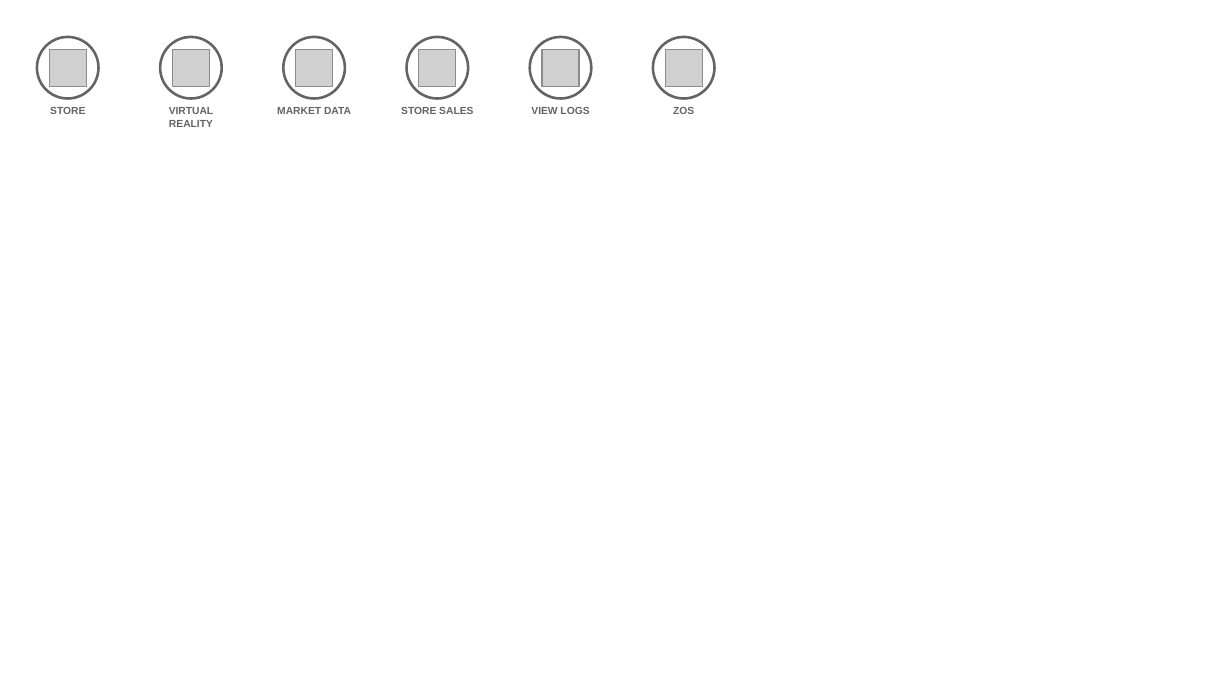
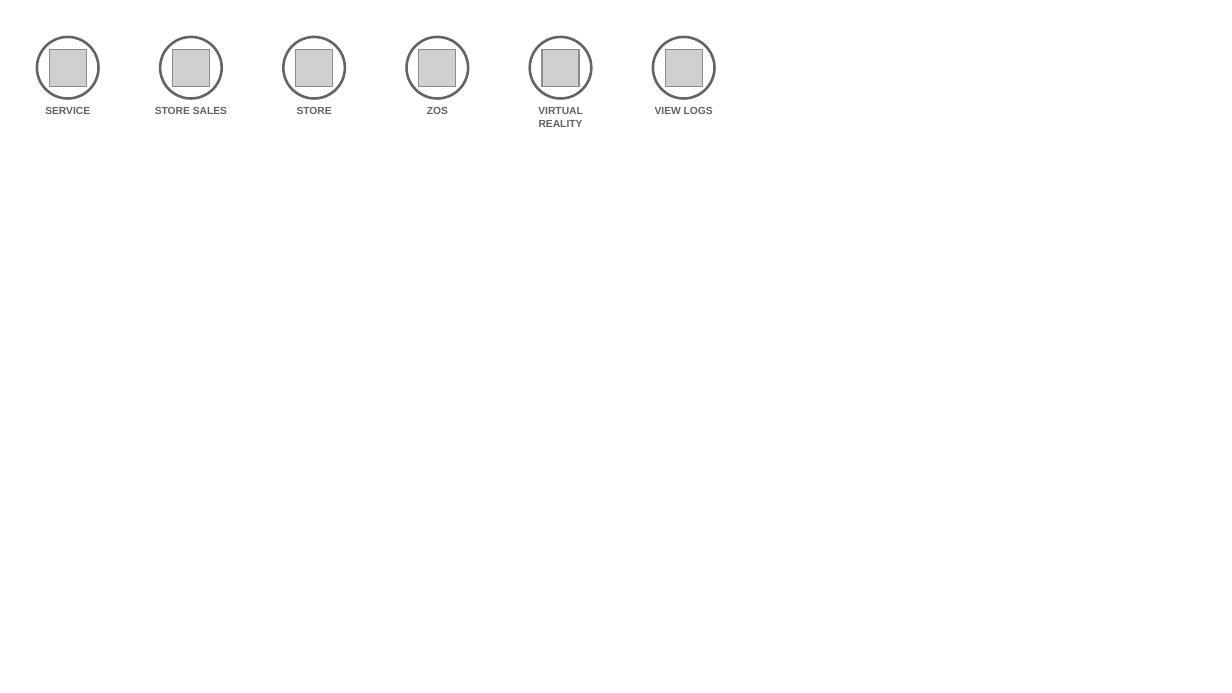
Before and after one commit to l2fprod/myarchitecture, a slide deck: slide 10 of mycatalog-architecture-diagram-template.pptx. Drawn at 1232x693 pixels with LibreOffice and Linux fonts; fonts in the diff are those of the drawing; grey boxes stand for pictures. Boxes give left, top, right and bottom in pixels: in the first picture for what was removed or moved away, otherwise in the second. Text is boxed around its words. In the diff, an @@ line names an element or a change of style, - is before the commit and + after.

```diff
--- a/mycatalog-architecture-diagram-template.pptx
+++ b/mycatalog-architecture-diagram-template.pptx
@@ text at (45, 107, 90, 114): text changed @@
-STORE
+SERVICE
@@ text at (155, 107, 227, 114): text changed @@
-VIRTUAL REALITY
+STORE SALES
@@ text at (297, 107, 332, 114): text changed @@
-MARKET DATA
+STORE
@@ text at (427, 107, 448, 114): text changed @@
-STORE SALES
+ZOS
@@ text added at (538, 107, 583, 127), 6 pt, text #646365, bold @@
+VIRTUAL REALITY
@@ text "VIEW LOGS": place and size @@
-text "VIEW LOGS" at (531, 107, 589, 114)
+text "VIEW LOGS" at (655, 107, 713, 114)
@@ text removed at (673, 107, 694, 114) @@
-ZOS
```
Also in this commit, not shown: 4 other slides changed.
